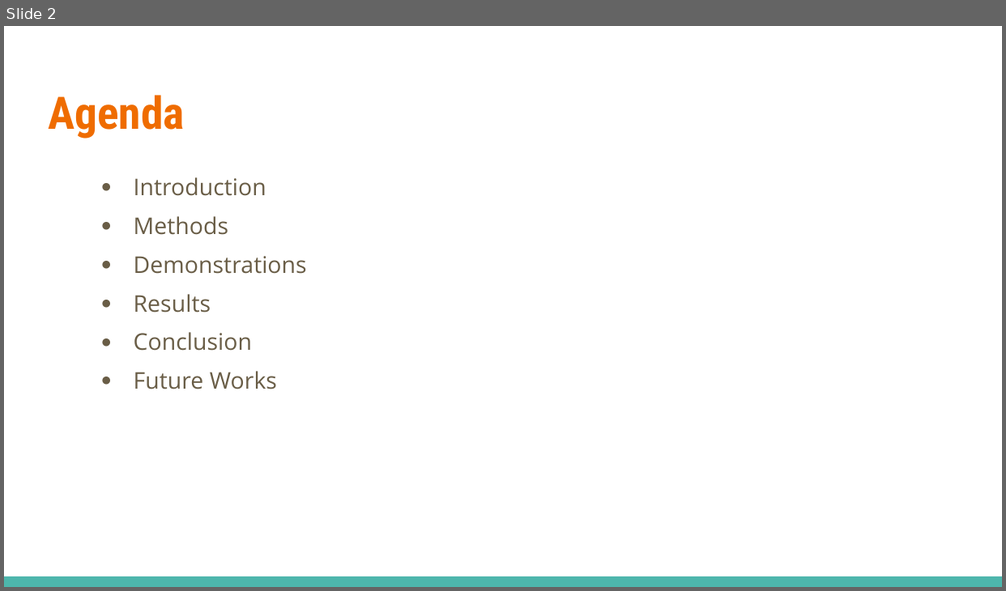
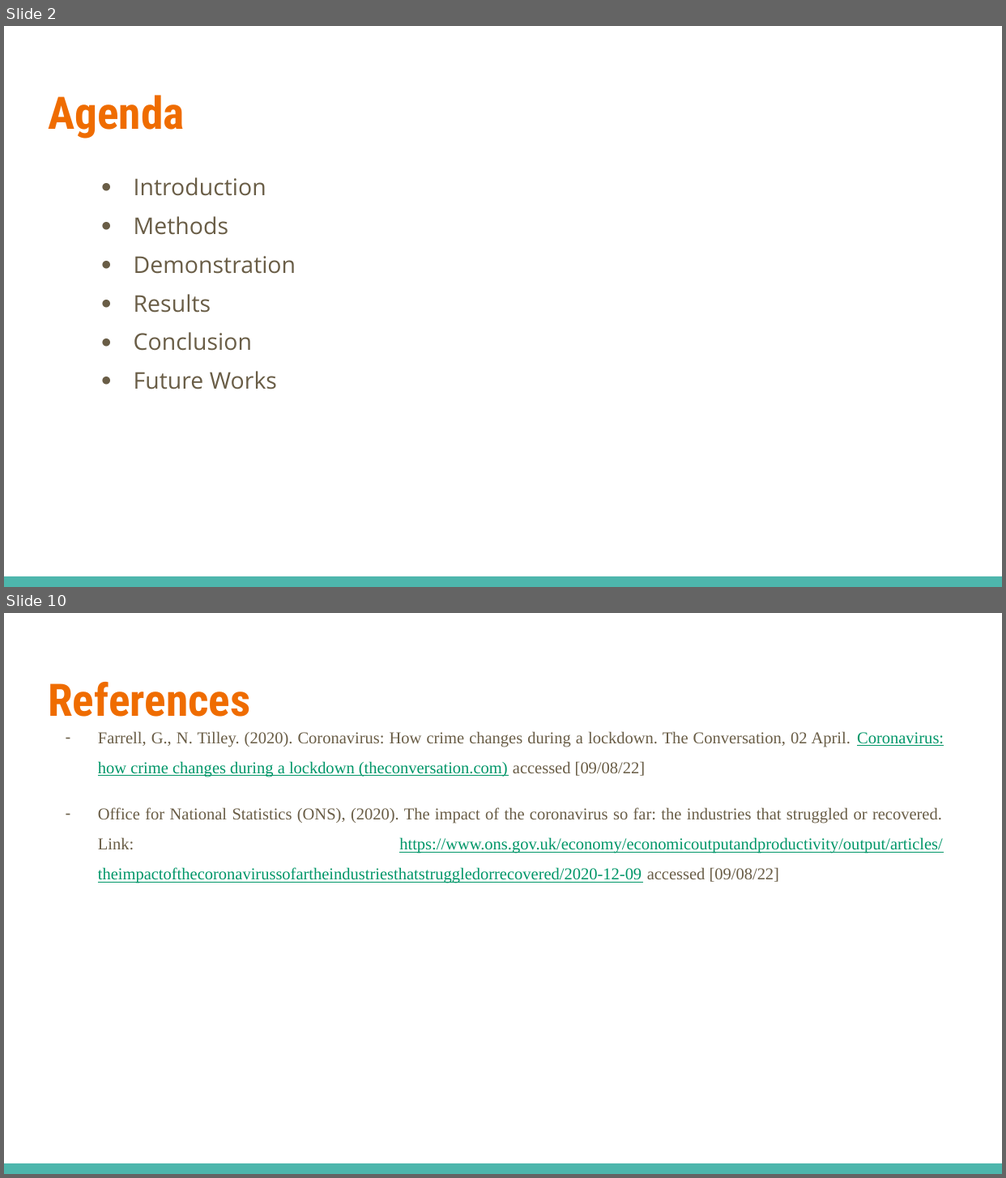
Before and after one commit to elliot-linsey/QMUL, a slide deck: EOY Project/Presentation.pptx. Shown one above the other, each under a label of ours: slide 2 before the commit, slides 2 and 10 after it; the slides between them are not shown. The pictures are 1006x591 and 1006x1178 pixels, drawn with LibreOffice and Linux fonts; fonts in the diff are those of the drawing. Boxes give left, top, right and bottom in pixels: in the first picture for what was removed or moved away, otherwise in the second. Text is boxed around its words. In the diff, an @@ line names an element or a change of style, - is before the commit and + after.

```diff
--- a/EOY Project/Presentation.pptx
+++ b/EOY Project/Presentation.pptx
@@ slide 10 added at (4,613,1002,1174), background #FFFFFF; not listed: 1 template element that a slide beside it also shows @@
@@ title added at (48,682,250,717), 32.4 pt, text #EF6C00, bold @@
+References
@@ text added at (98,731,944,882), 12 pt, text #695D46 @@
+– Farrell, G., N. Tilley. (2020). Coronavirus: How crime changes during a lockdown. The Conversation, 02 April. Coronavirus: how crime changes during a lockdown (theconversation.com) accessed [09/08/22]
+– Office for National Statistics (ONS), (2020). The impact of the coronavirus so far: the industries that struggled or recovered. Link: https://www.ons.gov.uk/economy/economicoutputandproductivity/output/articles/theimpactofthecoronavirussofartheindustriesthatstruggledorrecovered/2020-12-09 accessed [09/08/22]
@@ slide 2 changed as well @@
@@ text at (134,256,296,274): text changed @@
-● Demonstrations
+● Demonstration
```
Also in this commit, not shown: 1 other slide changed, 7 other slides added, 1 slide removed.
